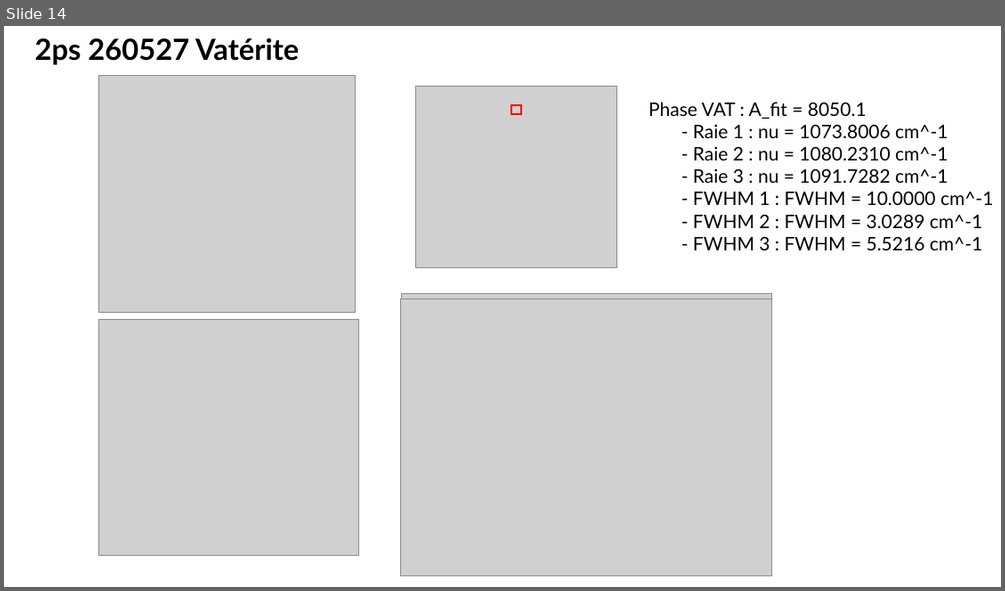
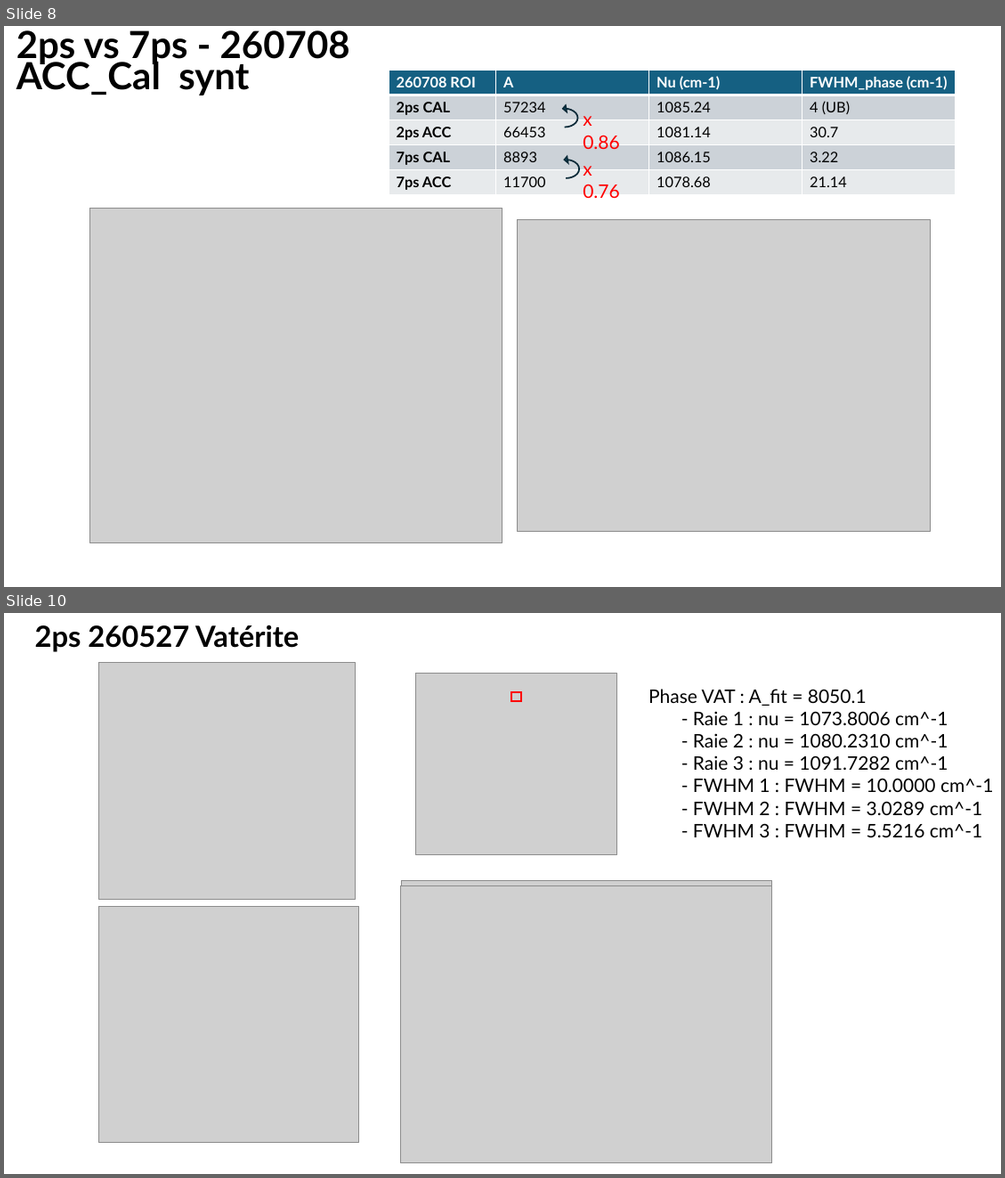
Before and after one commit to sachabuc/SRS_analysis, a slide deck: meetings/reu_151026_figures_papiers.pptx. Shown one above the other, each under a label of ours: slide 14 before the commit, slides 8 and 10 after it; the slides between them are not shown. The pictures are 1005x591 and 1005x1178 pixels, drawn with LibreOffice and Linux fonts; fonts in the diff are those of the drawing; grey boxes stand for pictures. Boxes give left, top, right and bottom in pixels: in the first picture for what was removed or moved away, otherwise in the second. Text is boxed around its words. In the diff, an @@ line names an element or a change of style, - is before the commit and + after.

Commit message:
fwhm

```diff
--- a/meetings/reu_151026_figures_papiers.pptx
+++ b/meetings/reu_151026_figures_papiers.pptx
@@ slide 8 added at [4, 26, 1001, 587], background #FFFFFF @@
@@ text added at [16, 30, 350, 95], 36 pt, text #000000, bold @@
+2ps vs 7ps - 260708 ACC_Cal synt
@@ table added at [389, 70, 956, 195], 5 rows, 4 columns @@
+260708 ROI | A | Nu (cm-1) | FWHM_phase (cm-1)
+2ps CAL | 57234 | 1085.24 | 4 (UB)
+2ps ACC | 66453 | 1081.14 | 30.7
+7ps CAL | 8893 | 1086.15 | 3.22
+7ps ACC | 11700 | 1078.68 | 21.14
@@ text added at [855, 70, 914, 91], 36 pt, text #FFFFFF, bold @@
+7ps
@@ circular arrow added at [548, 105, 581, 130], fill #156082, outline #092A39 1.5 pt @@
@@ text added at [582, 116, 619, 149], 18 pt, text #FF0000 @@
+x 0.86
@@ circular arrow added at [550, 157, 582, 181], fill #156082, outline #092A39 1.5 pt @@
@@ text added at [582, 166, 619, 198], 18 pt, text #FF0000 @@
+x 0.76
@@ picture added at [90, 208, 502, 543] @@
@@ picture added at [518, 220, 930, 531] @@
@@ text added at [870, 219, 918, 225], 16 pt, text #FFFFFF, bold @@
+10 µm
@@ what was slide 14 is now slide 10 @@
```
Also in this commit, not shown: 10 slides changed, 2 other slides added, 6 slides removed, 13 other files.
